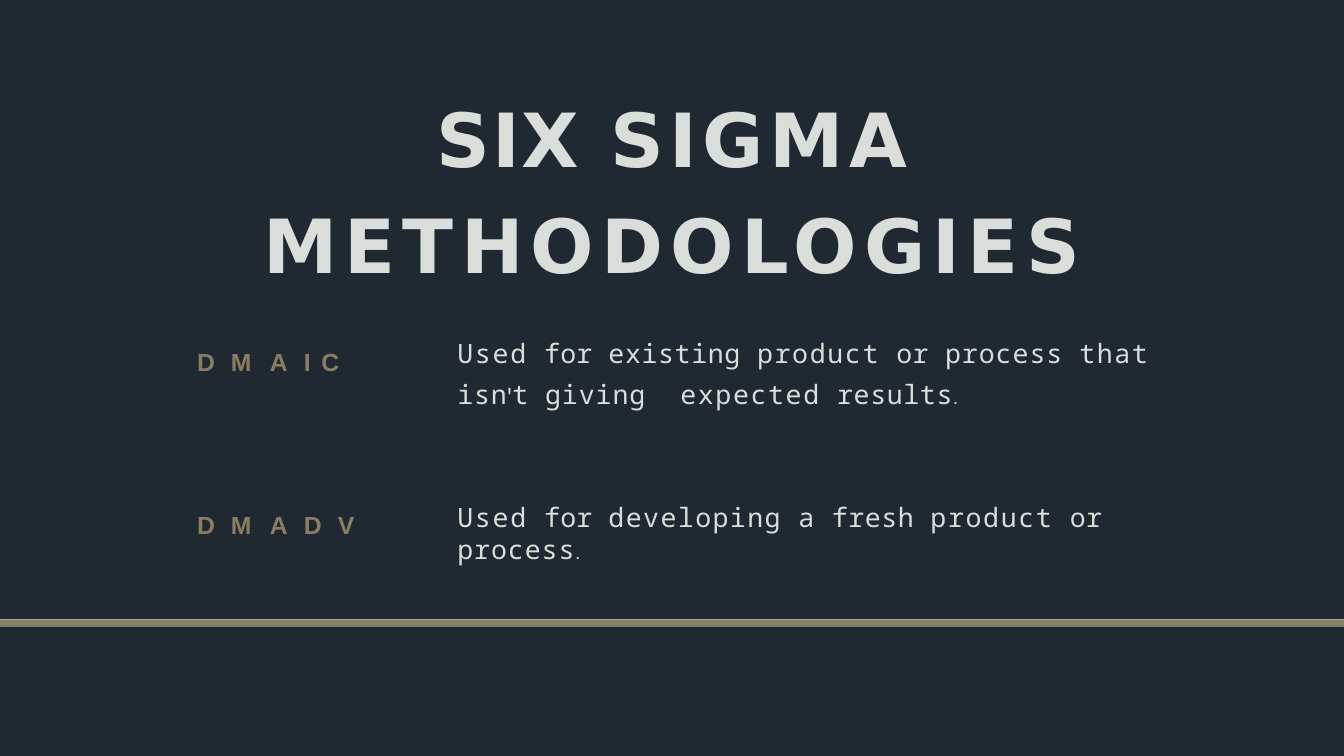
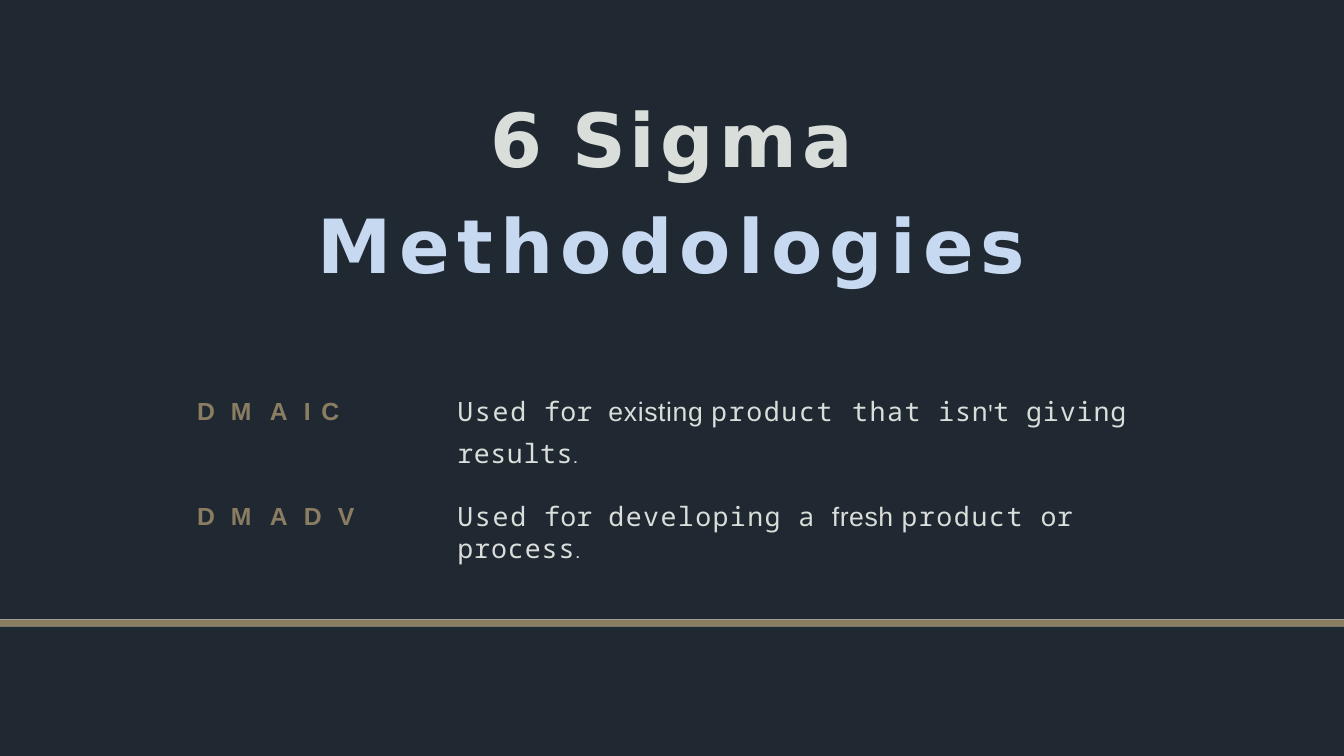
Before and after one commit to vd152/portfolio2, a slide deck: slide 3 of assets/img/IM.pptx. Drawn at 1344x756 pixels with LibreOffice and Linux fonts; fonts in the diff are those of the drawing. Boxes give left, top, right and bottom in pixels: in the first picture for what was removed or moved away, otherwise in the second. Text is boxed around its words. In the diff, an @@ line names an element or a change of style, - is before the commit and + after.

```diff
--- a/assets/img/IM.pptx
+++ b/assets/img/IM.pptx
@@ title at (x1=318, y1=110, x2=1026, y2=289): text changed; text colour #D9DEDA to #C6D9F1 @@
-SIX SIGMA
-METHODOLOGIES
+6 Sigma
+Methodologies
@@ text "D M A I C" moved from (x1=197, y1=354, x2=339, y2=371) to (x1=197, y1=403, x2=339, y2=420) @@
@@ text at (x1=457, y1=400, x2=1126, y2=464): text changed @@
-Used for existing product or process that isn't giving expected results.
+Used for existing product that isn't giving results.
@@ text "D M A D V" moved from (x1=197, y1=517, x2=354, y2=534) to (x1=197, y1=508, x2=354, y2=525) @@
@@ text "Used for developing a fresh ..." at (x1=457, y1=505, x2=1073, y2=565): font Noto Sans Mono to Arial in "fresh" @@
```
Also in this commit, not shown: 5 other slides changed, 1 slide added, 1 slide removed.
